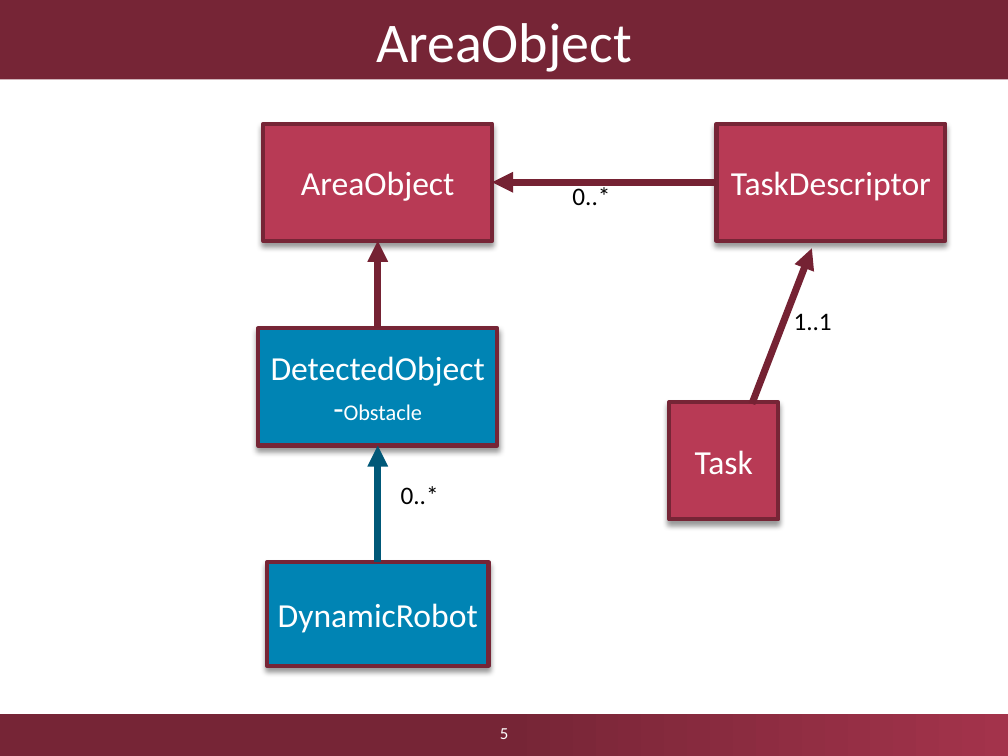
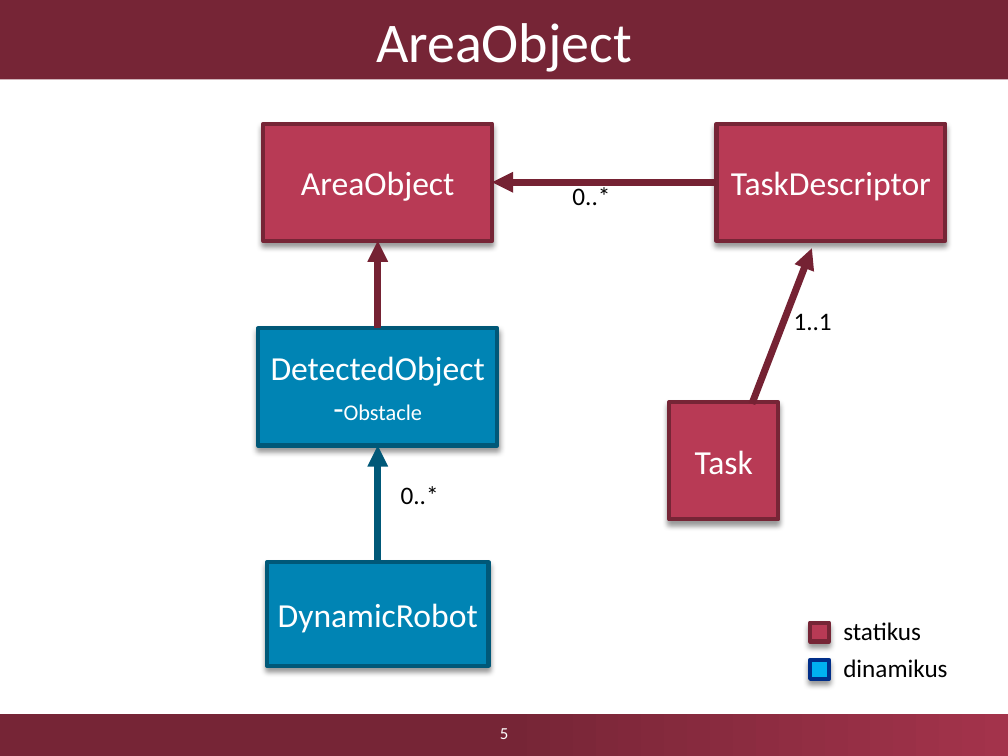
Before and after one commit to FTSRG-MDSD/MDSD-2016-ztz, a slide deck: slide 5 of doc/prezi/ztz-presentation.pptx. Drawn at 1008x756 pixels with LibreOffice and Linux fonts; fonts in the diff are those of the drawing; background and template pictures are left out. Boxes give left, top, right and bottom in pixels: in the first picture for what was removed or moved away, otherwise in the second. Text is boxed around its words. In the diff, an @@ line names an element or a change of style, - is before the commit and + after.

Commit message:
Presentation v0.6 - Legend for colors - Temp slide removed - Constraint and statistics slides added

```diff
--- a/doc/prezi/ztz-presentation.pptx
+++ b/doc/prezi/ztz-presentation.pptx
@@ rectangle "DetectedObject -Obstacle" at (258, 329, 497, 446): outline #762536 3 pt to #005878 3 pt @@
@@ rectangle "DynamicRobot" at (267, 562, 489, 666): outline #762536 3 pt to #005878 3 pt @@
@@ rectangle added at (810, 623, 830, 642), fill #B83A55, outline #762536 3 pt @@
@@ text added at (843, 622, 921, 641), 18 pt, text #000000 @@
+statikus
@@ text added at (843, 659, 947, 678), 18 pt, text #000000 @@
+dinamikus
@@ rectangle added at (810, 660, 830, 679), fill #00B0F0, outline #002E89 3 pt @@
```
Also in this commit, not shown: 4 other slides changed, 3 slides added, 2 slides removed.
